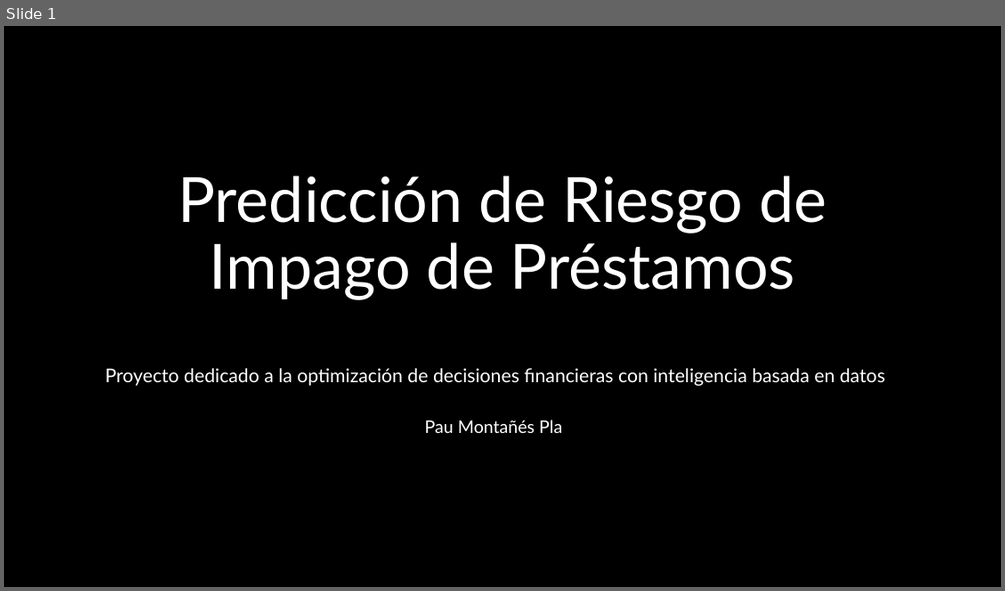
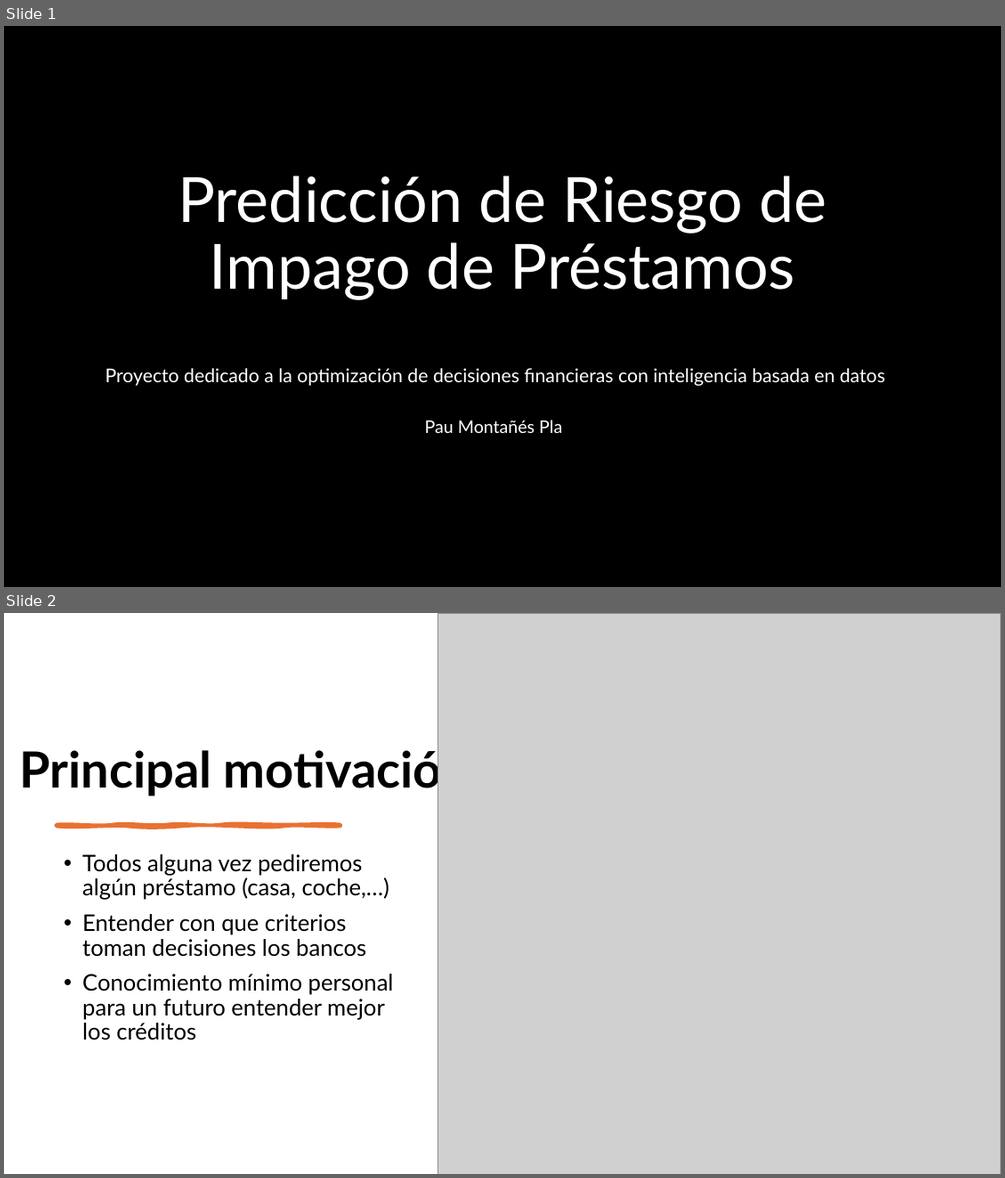
Before and after one commit to paumonty/ML_project, a slide deck: ML Proyect.pptx. Shown one above the other, each under a label of ours: slide 1 before the commit, slides 1 and 2 after it. The pictures are 1005x591 and 1005x1178 pixels, drawn with LibreOffice and Linux fonts; fonts in the diff are those of the drawing; grey boxes stand for pictures; background and template pictures are left out. Boxes give left, top, right and bottom in pixels: in the first picture for what was removed or moved away, otherwise in the second. Text is boxed around its words. In the diff, an @@ line names an element or a change of style, - is before the commit and + after.

```diff
--- a/ML Proyect.pptx
+++ b/ML Proyect.pptx
@@ slide 2 added at [4,613,1001,1174], background #FFFFFF @@
@@ picture added at [438,613,1001,1174] @@
@@ title added at [19,744,470,796], 48 pt, text #000000, bold @@
+Principal motivación
@@ freeform shape added at [57,825,340,826], fill #E97132, outline #E97132 3.5 pt @@
@@ text added at [82,854,394,1040], 22 pt, text #000000 @@
+• Todos alguna vez pediremos algún préstamo (casa, coche,…)
+• Entender con que criterios toman decisiones los bancos
+• Conocimiento mínimo personal para un futuro entender mejor los créditos
```
Also in this commit, not shown: 10 other slides added, 9 slides removed.
